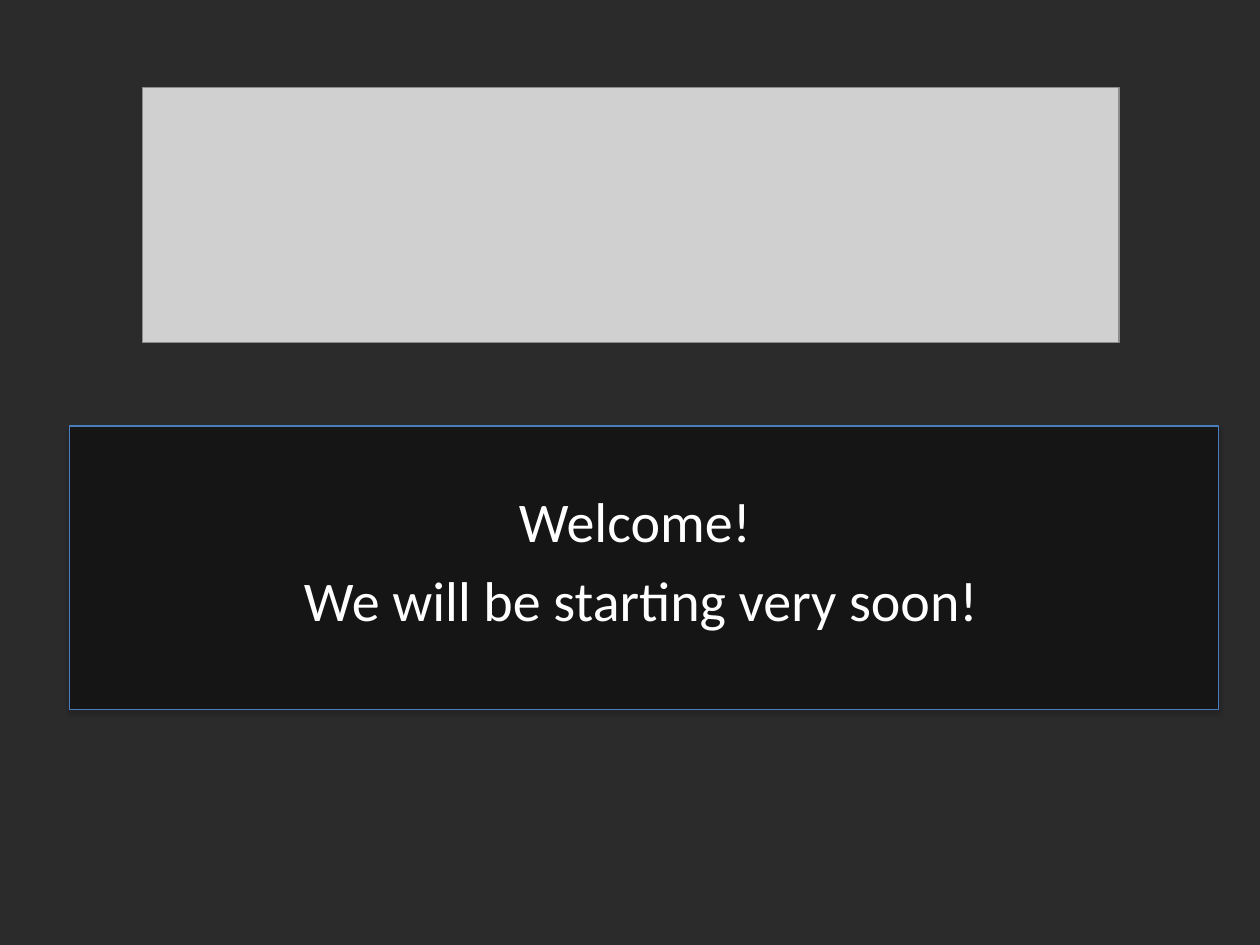
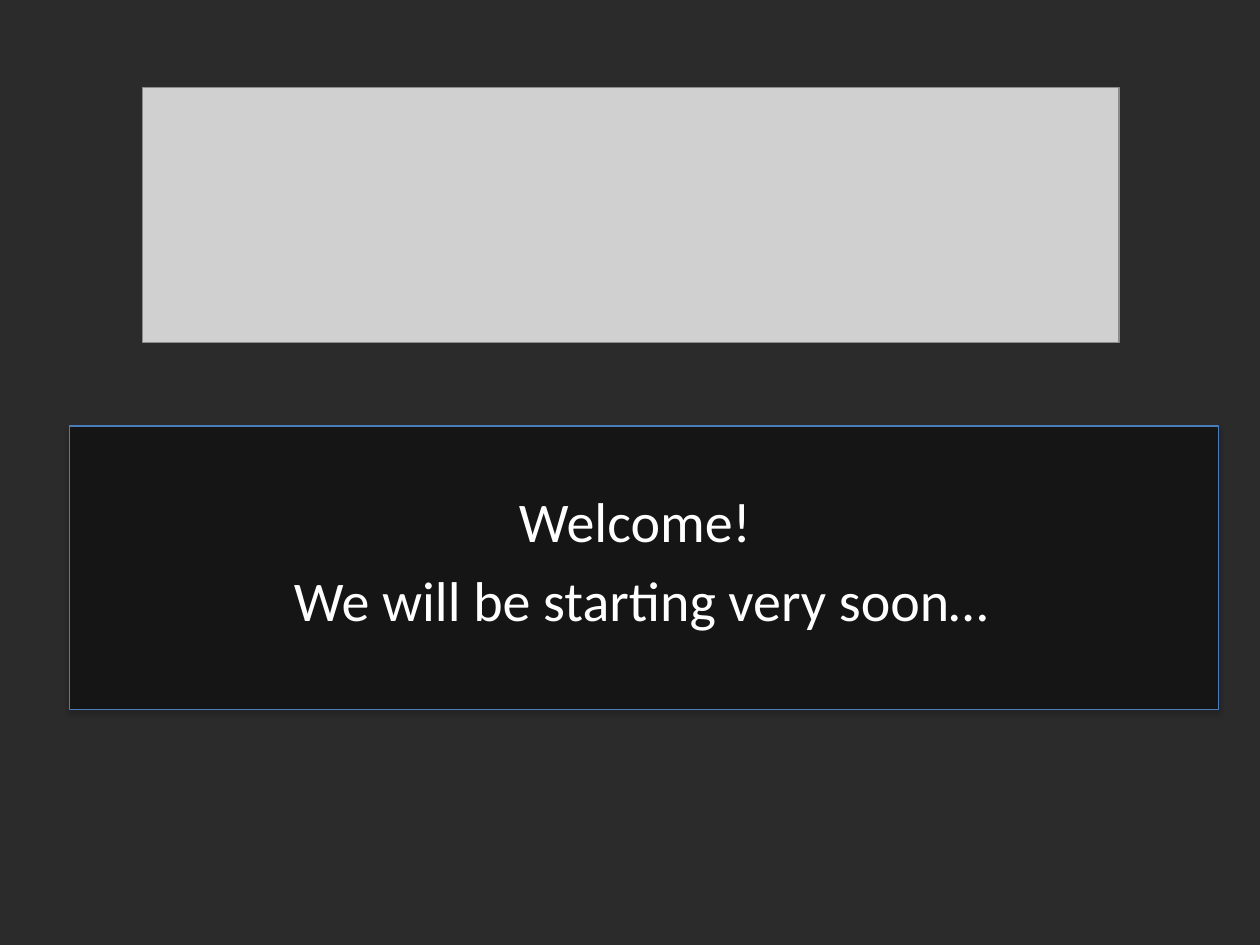
Before and after one commit to PetTutor/PetTutor-SDK-Demos, a slide deck: slide 1 of PetTutor SDK Webinar.pptx. Drawn at 1260x945 pixels with LibreOffice and Linux fonts; fonts in the diff are those of the drawing; grey boxes stand for pictures; background and template pictures are left out; a plain dark background stands for a picture behind light text. Boxes give left, top, right and bottom in pixels: in the first picture for what was removed or moved away, otherwise in the second. Text is boxed around its words. In the diff, an @@ line names an element or a change of style, - is before the commit and + after.

```diff
--- a/PetTutor SDK Webinar.pptx
+++ b/PetTutor SDK Webinar.pptx
@@ subtitle at (x1=294, y1=582, x2=988, y2=631): text changed @@
-We will be starting very soon!
+We will be starting very soon…
```
